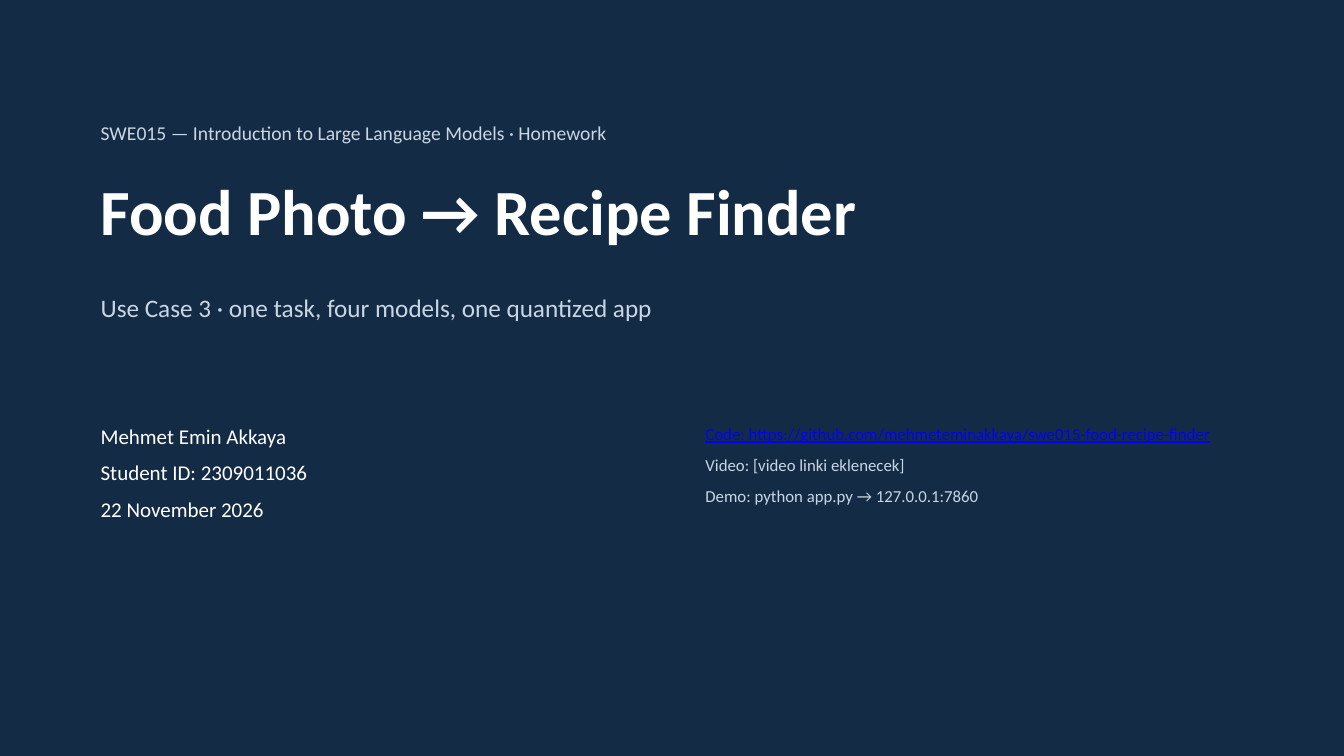
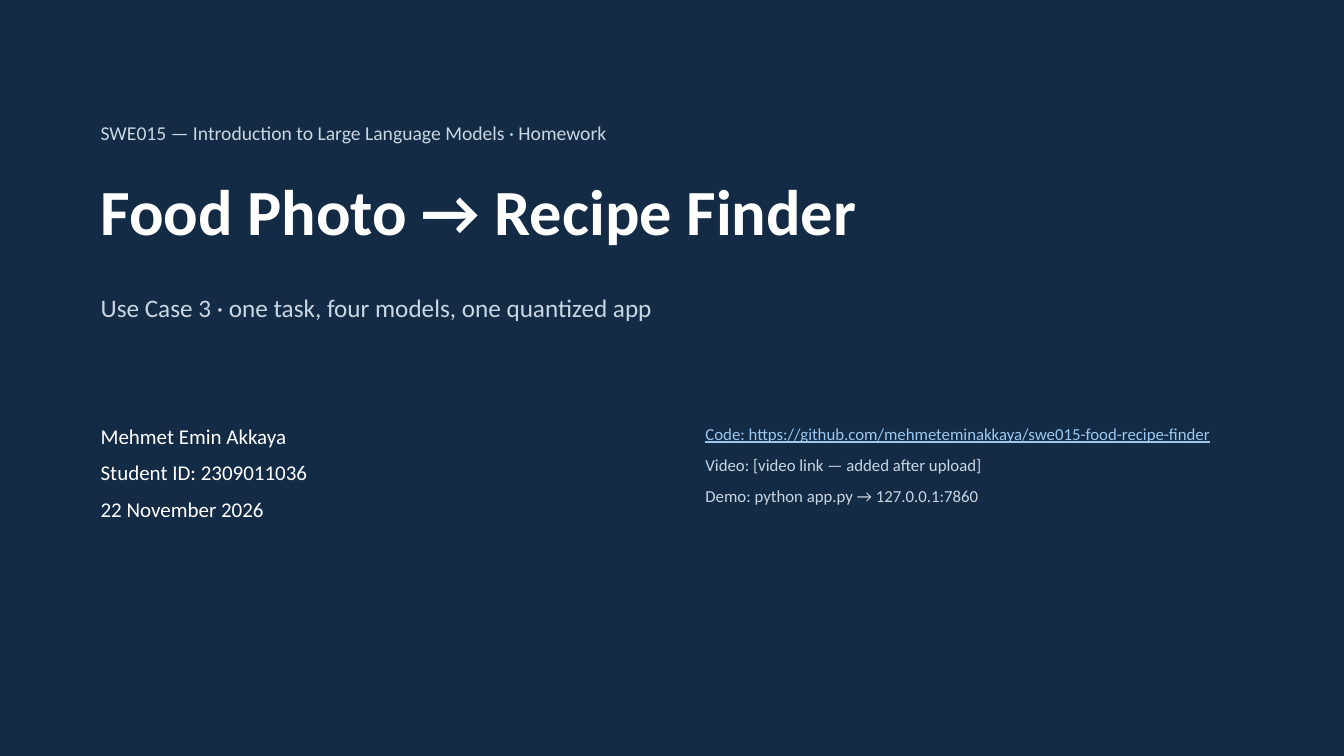
Before and after one commit to mehmeteminakkaya/swe015-food-recipe-finder, a slide deck: slide 1 of docs/slides.pptx. Drawn at 1344x756 pixels with LibreOffice and Linux fonts; fonts in the diff are those of the drawing. Boxes give left, top, right and bottom in pixels: in the first picture for what was removed or moved away, otherwise in the second. Text is boxed around its words. In the diff, an @@ line names an element or a change of style, - is before the commit and + after.

```diff
--- a/docs/slides.pptx
+++ b/docs/slides.pptx
@@ text at (705, 428, 1210, 443): text colour #0000FF to #9CC8F2 in "Code: https://github.com/mehmeteminakkaya/swe015-food-recipe ..." @@
@@ text at (705, 459, 981, 474): text changed @@
-Video: [video linki eklenecek]
+Video: [video link — added after upload]
```
Also in this commit, not shown: 8 other slides changed, 23 other files.
